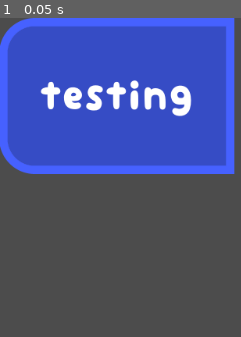
Above: before the commit, frame 1.
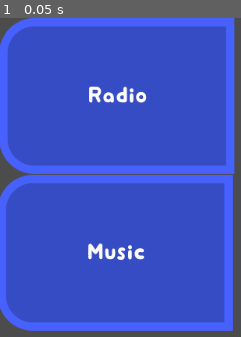
Above: after the commit, the same moment.

Repository: DJ9123/p2DomingoCookJoeyGloria
Game: Godot game, scene res://Scenes/center-dash-button.tscn
The game is run twice, just before and just after one commit, with the same random seed, the same clock (stepped at 60 frames per second) and the same inputs. The project has no main scene, so this scene is started directly.
Inputs:
- Up to frame 1 (0.05 s): no input

The runs differ from the first frame. In frame 1, 50% of the frame differs, in the area x 0-97%, y 19-99%.

Commit message:
Add scripts folder and add base for dashboard buttons

Diff:
--- a/src/Scenes/Test_Area2D.tscn
+++ b/src/Scenes/Test_Area2D.tscn
@@ -1,8 +1,7 @@
 [gd_scene load_steps=4 format=2]
 
 [ext_resource path="res://Sprites/testrigidsprite.png" type="Texture" id=1]
-[ext_resource path="res://Scenes/Area2D.gd" type="Script" id=2]
-
+[ext_resource path="res://Scripts/Area2D.gd" type="Script" id=2]
 
 [sub_resource type="RectangleShape2D" id=1]
 extents = Vector2( 107.714, 19.1849 )
--- a/src/Scenes/Test_Static_Body.tscn
+++ b/src/Scenes/Test_Static_Body.tscn
@@ -1,7 +1,7 @@
 [gd_scene load_steps=4 format=2]
 
 [ext_resource path="res://Sprites/testrigidsprite.png" type="Texture" id=1]
-[ext_resource path="res://Scenes/Test_Static_Body.gd" type="Script" id=2]
+[ext_resource path="res://Scripts/Test_Static_Body.gd" type="Script" id=2]
 
 [sub_resource type="RectangleShape2D" id=1]
 extents = Vector2( 100.036, 14.4268 )
--- a/src/Scenes/center-dash-button.tscn
+++ b/src/Scenes/center-dash-button.tscn
@@ -1,25 +1,28 @@
-[gd_scene load_steps=5 format=2]
+[gd_scene load_steps=6 format=2]
 
 [ext_resource path="res://Sprites/dash-side-button.png" type="Texture" id=1]
 [ext_resource path="res://Sprites/dash-side-button_pressed.png" type="Texture" id=2]
 [ext_resource path="res://Fonts/mini-wakuwaku.otf" type="DynamicFontData" id=3]
+[ext_resource path="res://Scripts/dash-button.gd" type="Script" id=4]
 
 [sub_resource type="DynamicFont" id=1]
-size = 54
+size = 26
 font_data = ExtResource( 3 )
 
 [node name="Node2D" type="Node2D"]
 
-[node name="TextureButton" type="TextureButton" parent="."]
-margin_right = 40.0
-margin_bottom = 40.0
+[node name="Radio" type="TextureButton" parent="."]
+margin_right = 300.0
+margin_bottom = 200.0
+rect_pivot_offset = Vector2( -126.59, -80.8903 )
 texture_normal = ExtResource( 1 )
 texture_pressed = ExtResource( 2 )
+script = ExtResource( 4 )
 __meta__ = {
 "_edit_use_anchors_": false
 }
 
-[node name="CenterContainer" type="CenterContainer" parent="TextureButton"]
+[node name="CenterContainer" type="CenterContainer" parent="Radio"]
 margin_right = 300.0
 margin_bottom = 199.0
 rect_clip_content = true
@@ -28,13 +31,48 @@
 "_edit_use_anchors_": false
 }
 
-[node name="Label" type="Label" parent="TextureButton/CenterContainer"]
-margin_left = 51.0
-margin_top = 72.0
-margin_right = 248.0
-margin_bottom = 127.0
+[node name="Label" type="Label" parent="Radio/CenterContainer"]
+margin_left = 112.0
+margin_top = 86.0
+margin_right = 188.0
+margin_bottom = 113.0
 custom_fonts/font = SubResource( 1 )
-text = "testing"
+text = "Radio"
 __meta__ = {
 "_edit_use_anchors_": false
 }
+
+[node name="Music" type="TextureButton" parent="."]
+margin_left = -1.7818
+margin_top = 201.343
+margin_right = 298.218
+margin_bottom = 401.343
+rect_pivot_offset = Vector2( -126.59, -80.8903 )
+texture_normal = ExtResource( 1 )
+texture_pressed = ExtResource( 2 )
+script = ExtResource( 4 )
+__meta__ = {
+"_edit_use_anchors_": false
+}
+
+[node name="CenterContainer" type="CenterContainer" parent="Music"]
+margin_right = 300.0
+margin_bottom = 199.0
+rect_clip_content = true
+mouse_filter = 2
+__meta__ = {
+"_edit_use_anchors_": false
+}
+
+[node name="Label" type="Label" parent="Music/CenterContainer"]
+margin_left = 113.0
+margin_top = 86.0
+margin_right = 187.0
+margin_bottom = 113.0
+custom_fonts/font = SubResource( 1 )
+text = "Music"
+__meta__ = {
+"_edit_use_anchors_": false
+}
+[connection signal="pressed" from="Radio" to="Radio" method="_on_Button_pressed"]
+[connection signal="pressed" from="Music" to="Music" method="_on_Button_pressed"]
--- /dev/null
+++ b/src/Scenes/dashboard.tscn
@@ -0,0 +1,107 @@
+[gd_scene load_steps=8 format=2]
+
+[ext_resource path="res://Scripts/dash-button.gd" type="Script" id=1]
+[ext_resource path="res://Sprites/screen-border.png" type="Texture" id=2]
+[ext_resource path="res://Scripts/dashboard.gd" type="Script" id=3]
+[ext_resource path="res://Sprites/dash-side-button.png" type="Texture" id=4]
+[ext_resource path="res://Sprites/dash-side-button_pressed.png" type="Texture" id=5]
+[ext_resource path="res://Fonts/mini-wakuwaku.otf" type="DynamicFontData" id=6]
+
+[sub_resource type="DynamicFont" id=1]
+size = 26
+font_data = ExtResource( 6 )
+
+[node name="Node2D" type="Node2D"]
+
+[node name="NinePatchRect" type="NinePatchRect" parent="."]
+margin_left = 95.1234
+margin_top = 0.0580702
+margin_right = 428.123
+margin_bottom = 247.058
+texture = ExtResource( 2 )
+region_rect = Rect2( 0, 0, 800, 600 )
+script = ExtResource( 3 )
+__meta__ = {
+"_edit_use_anchors_": false
+}
+
+[node name="VBoxContainer" type="VBoxContainer" parent="."]
+margin_right = 40.0
+margin_bottom = 40.0
+__meta__ = {
+"_edit_use_anchors_": false
+}
+
+[node name="Radio" type="TextureButton" parent="."]
+margin_left = 0.00543499
+margin_top = 0.020175
+margin_right = 95.0054
+margin_bottom = 63.02
+rect_pivot_offset = Vector2( -126.59, -80.8903 )
+texture_normal = ExtResource( 4 )
+texture_pressed = ExtResource( 5 )
+expand = true
+script = ExtResource( 1 )
+__meta__ = {
+"_edit_use_anchors_": false
+}
+
+[node name="CenterContainer" type="CenterContainer" parent="Radio"]
+margin_left = 3.0
+margin_top = 3.0
+margin_right = 92.0
+margin_bottom = 59.0
+rect_clip_content = true
+mouse_filter = 2
+__meta__ = {
+"_edit_use_anchors_": false
+}
+
+[node name="Label" type="Label" parent="Radio/CenterContainer"]
+margin_left = 6.0
+margin_top = 14.0
+margin_right = 82.0
+margin_bottom = 41.0
+custom_fonts/font = SubResource( 1 )
+text = "Radio"
+__meta__ = {
+"_edit_use_anchors_": false
+}
+
+[node name="Music" type="TextureButton" parent="."]
+margin_left = 0.00543499
+margin_top = 63.02
+margin_right = 95.0054
+margin_bottom = 126.02
+rect_pivot_offset = Vector2( -126.59, -80.8903 )
+texture_normal = ExtResource( 4 )
+texture_pressed = ExtResource( 5 )
+expand = true
+script = ExtResource( 1 )
+__meta__ = {
+"_edit_use_anchors_": false
+}
+
+[node name="CenterContainer" type="CenterContainer" parent="Music"]
+margin_left = 3.0
+margin_top = 3.0
+margin_right = 92.0
+margin_bottom = 59.0
+rect_clip_content = true
+mouse_filter = 2
+__meta__ = {
+"_edit_use_anchors_": false
+}
+
+[node name="Label" type="Label" parent="Music/CenterContainer"]
+margin_left = 7.0
+margin_top = 14.0
+margin_right = 81.0
+margin_bottom = 41.0
+custom_fonts/font = SubResource( 1 )
+text = "Music"
+__meta__ = {
+"_edit_use_anchors_": false
+}
+[connection signal="pressed" from="Radio" to="Radio" method="_on_Button_pressed"]
+[connection signal="pressed" from="Music" to="Music" method="_on_Button_pressed"]
--- /dev/null
+++ b/src/Scripts/dash-button.gd
@@ -0,0 +1,21 @@
+extends TextureButton
+
+
+# Declare member variables here. Examples:
+# var a = 2
+# var b = "text"
+var label_text = ""
+
+# Called when the node enters the scene tree for the first time.
+func _ready():
+	self.label_text = $"CenterContainer/Label".text
+
+
+# Called every frame. 'delta' is the elapsed time since the previous frame.
+#func _process(delta):
+#	pass
+
+signal my_signal
+
+func _on_Button_pressed():
+	emit_signal("my_signal", self)
--- /dev/null
+++ b/src/Scripts/dashboard.gd
@@ -0,0 +1,21 @@
+extends NinePatchRect
+
+
+# Declare member variables here. Examples:
+# var a = 2
+# var b = "text"
+
+
+# Called when the node enters the scene tree for the first time.
+func _ready():
+	var music = get_tree().get_root().find_node("Music",true,false)
+	var radio = get_tree().get_root().find_node("Radio",true,false)
+	radio.connect("my_signal",self,"dash_click")
+	music.connect("my_signal",self,"dash_click")
+
+func dash_click(button):
+	print("ayy", button, button.label_text)
+
+# Called every frame. 'delta' is the elapsed time since the previous frame.
+#func _process(delta):
+#	pass
Renamed: src/Scenes/Area2D.gd -> src/Scripts/Area2D.gd
Renamed: src/Scenes/Test_Static_Body.gd -> src/Scripts/Test_Static_Body.gd
Binary file added: src/Sprites/screen-border.png
Not shown, added: src/Sprites/screen-border.png.import
